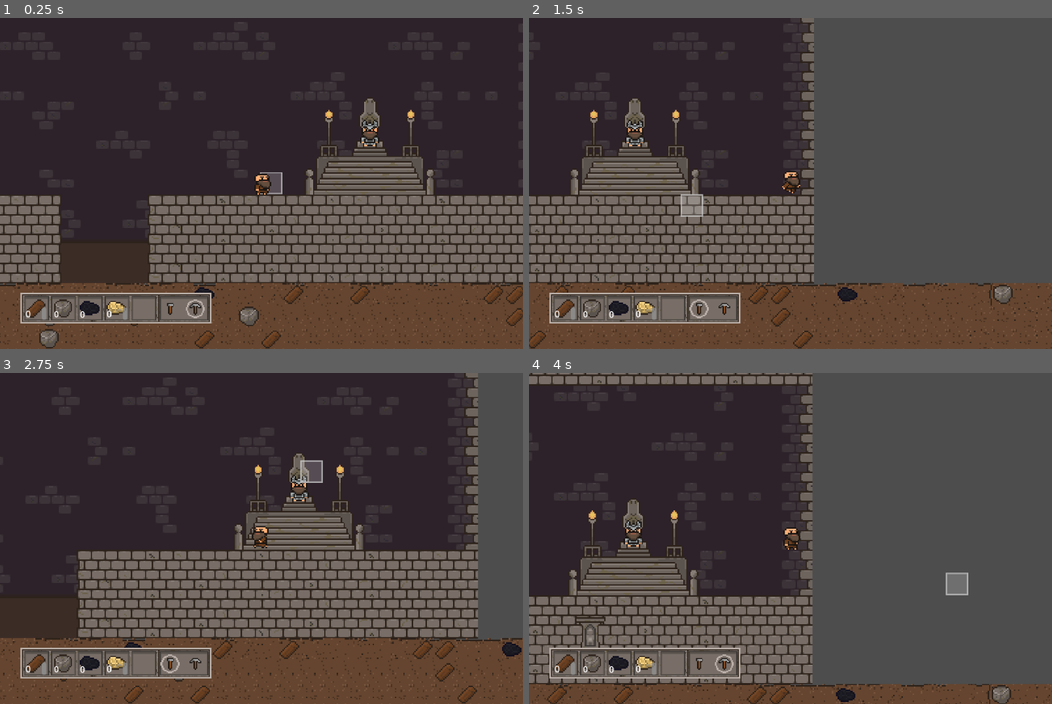
Above: before the commit, frames 1-4 (two rows, left to right).
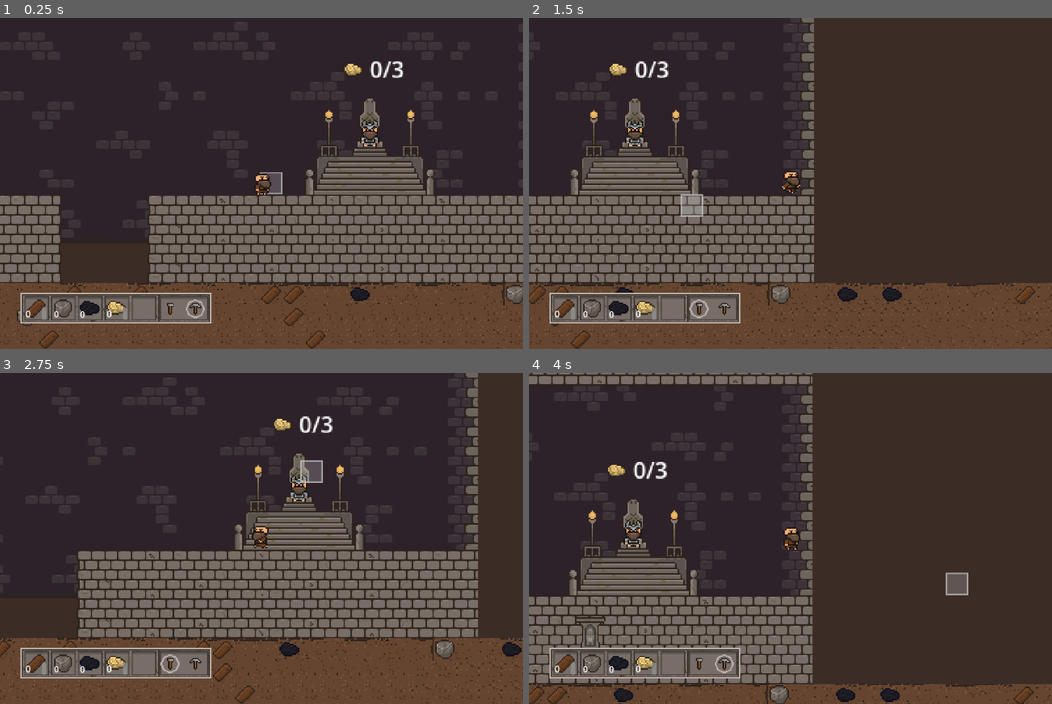
Above: after the commit, the same moments.

Repository: JoshSanch/DwarfDig
Game: Godot game, scene res://Scenes/gameroot.tscn
The game is run twice, just before and just after one commit, with the same random seed, the same clock (stepped at 60 frames per second) and the same inputs.
Inputs (mouse positions are in pixels of both pictures, inside the frame that each line leads up to):
- Up to frame 1 (0.25 s): no input
- Up to frame 2 (1.5 s): tap Enter (ui_accept) at 0.5, 0.77 s; hold Right (ui_right) from 0.53 s (still down); tap R (action_context_swap_to_pickaxe) at 0.6 s; move the mouse to (685, 200) at 1.27 s; tap E (action_context_swap_to_rope) at 1.35 s
- Up to frame 3 (2.75 s): tap Enter (ui_accept) at 1.52 s; move the mouse to (313, 465) at 2.02 s; release Right (ui_right) at 2.03 s; hold Left (ui_left) from 2.03 s (still down); tap Q (action_context_swap_to_support) at 2.1 s
- Up to frame 4 (4 s): move the mouse to (764, 604) at 2.77 s; release Left (ui_left) at 2.78 s; hold Right (ui_right) from 2.78 s (still down); click (764, 604) at 2.85 s; tap Enter (ui_accept) at 3.02, 3.77 s; move the mouse to (947, 588) at 3.52 s; tap R (action_context_swap_to_pickaxe) at 3.6 s

The runs differ from the first frame. In frame 1, 2.0% of the frame differs, in the area x 0-100%, y 13-100%; in frame 2, 39%; in frame 3, 8.6%; in frame 4, 44%, in the area x 0-100%, y 0-100%.

Commit message:
kings gold display
kings gold ui created

Diff:
--- a/Scenes/gameroot.tscn
+++ b/Scenes/gameroot.tscn
@@ -8,6 +8,7 @@
 [ext_resource type="Resource" uid="uid://xggmf654ppay" path="res://Assets/MaterialParameters/Gold.tres" id="4_xj1av"]
 [ext_resource type="Resource" uid="uid://mslejv4aw57w" path="res://Assets/MaterialParameters/Coal.tres" id="5_cwmoe"]
 [ext_resource type="PackedScene" uid="uid://c6cb2gkf7xxf1" path="res://Scenes/RootUI.tscn" id="8_63vrn"]
+[ext_resource type="Texture2D" uid="uid://cnott5t8hv0fc" path="res://Assets/Textures/Materials/Material - Gold Ore.png" id="8_afutp"]
 
 [sub_resource type="FastNoiseLite" id="FastNoiseLite_0pq4g"]
 noise_type = 0
@@ -20,13 +21,40 @@
 noise = SubResource("FastNoiseLite_0pq4g")
 
 [node name="Player" parent="." instance=ExtResource("2_e1nlq")]
-position = Vector2(433, -78)
+position = Vector2(593, -78)
 
 [node name="Camera2D" type="Camera2D" parent="Player"]
 zoom = Vector2(2.72, 2.72)
 
 [node name="DwarvenKeep" parent="." instance=ExtResource("3_munqa")]
-position = Vector2(320, -112)
+position = Vector2(480, -112)
+
+[node name="KingsGoldDisplay" type="Control" parent="DwarvenKeep"]
+layout_mode = 3
+anchors_preset = 0
+offset_left = 171.0
+offset_top = -62.0
+offset_right = 211.0
+offset_bottom = -22.0
+
+[node name="HBoxContainer" type="HBoxContainer" parent="DwarvenKeep/KingsGoldDisplay"]
+layout_mode = 0
+offset_right = 40.0
+offset_bottom = 40.0
+
+[node name="TextureRect" type="TextureRect" parent="DwarvenKeep/KingsGoldDisplay/HBoxContainer"]
+layout_mode = 2
+texture = ExtResource("8_afutp")
+stretch_mode = 3
+
+[node name="Label" type="RichTextLabel" parent="DwarvenKeep/KingsGoldDisplay/HBoxContainer"]
+layout_mode = 2
+size_flags_horizontal = 6
+size_flags_vertical = 4
+text = "0/3"
+fit_content = true
+scroll_active = false
+autowrap_mode = 0
 
 [node name="RootUi" parent="." instance=ExtResource("8_63vrn")]
 
--- a/project.godot
+++ b/project.godot
@@ -74,3 +74,4 @@
 textures/canvas_textures/default_texture_filter=0
 renderer/rendering_method="gl_compatibility"
 renderer/rendering_method.mobile="gl_compatibility"
+environment/defaults/default_clear_color=Color(0.231373, 0.172549, 0.14902, 1)
Not shown: 1 places in Scenes/gameroot.tscn that only renumber resources
